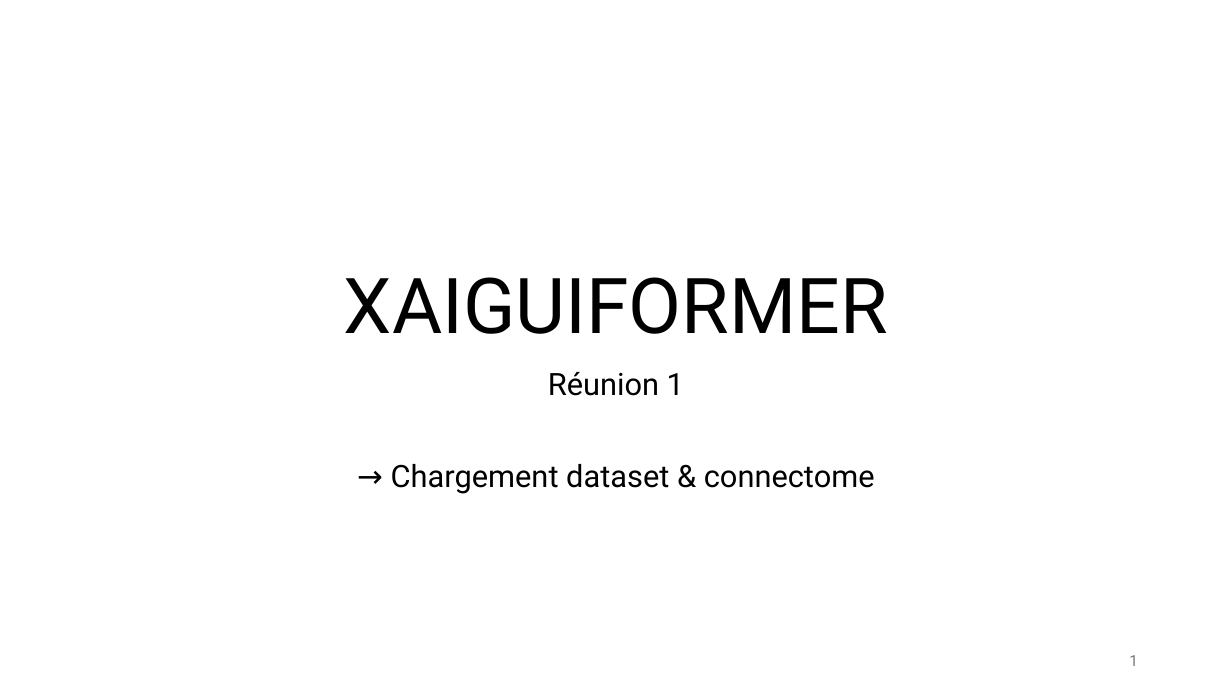
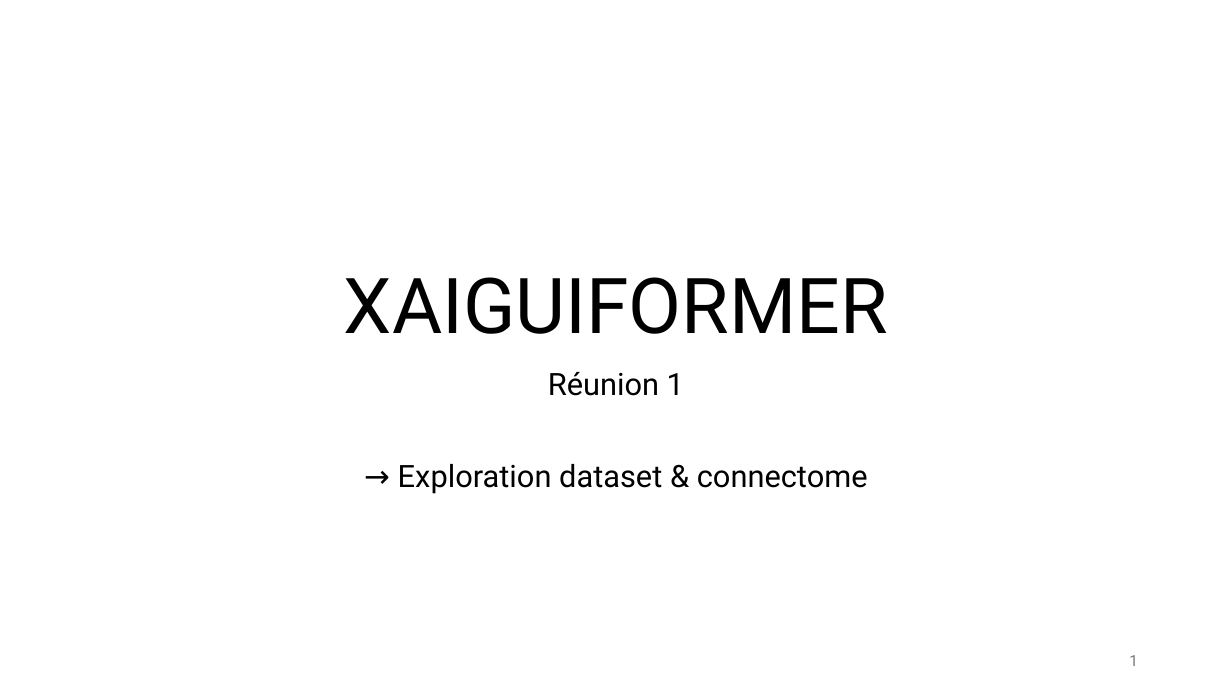
Before and after one commit to robinguiavarch/XAIGUIFORMER_MLReproducibility, a slide deck: slide 1 of reunions/XAIGUIFORMER_reu1.pptx. Drawn at 1232x693 pixels with LibreOffice and Linux fonts; fonts in the diff are those of the drawing. Boxes give left, top, right and bottom in pixels: in the first picture for what was removed or moved away, otherwise in the second. Text is boxed around its words. In the diff, an @@ line names an element or a change of style, - is before the commit and + after.

```diff
--- a/reunions/XAIGUIFORMER_reu1.pptx
+++ b/reunions/XAIGUIFORMER_reu1.pptx
@@ subtitle at [398,464,868,494]: text changed @@
-→ Chargement dataset & connectome
+→ Exploration dataset & connectome
```
Also in this commit, not shown: 1 other slide changed, 1 slide added, 2 other files.
